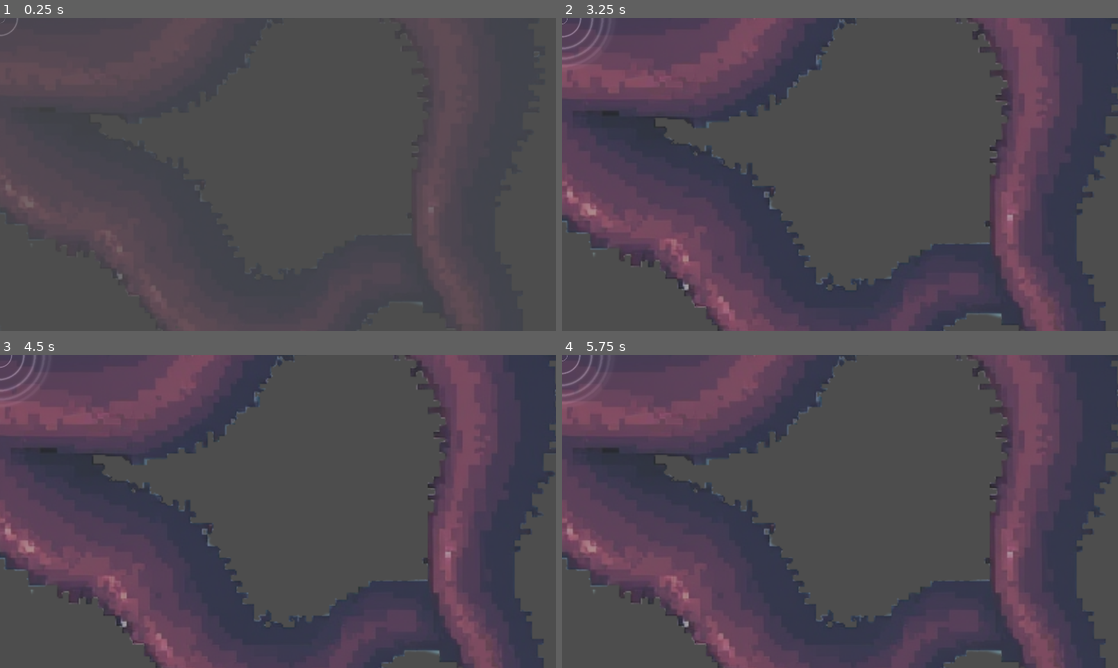
Above: before the commit, frames 1-4 (two rows, left to right).
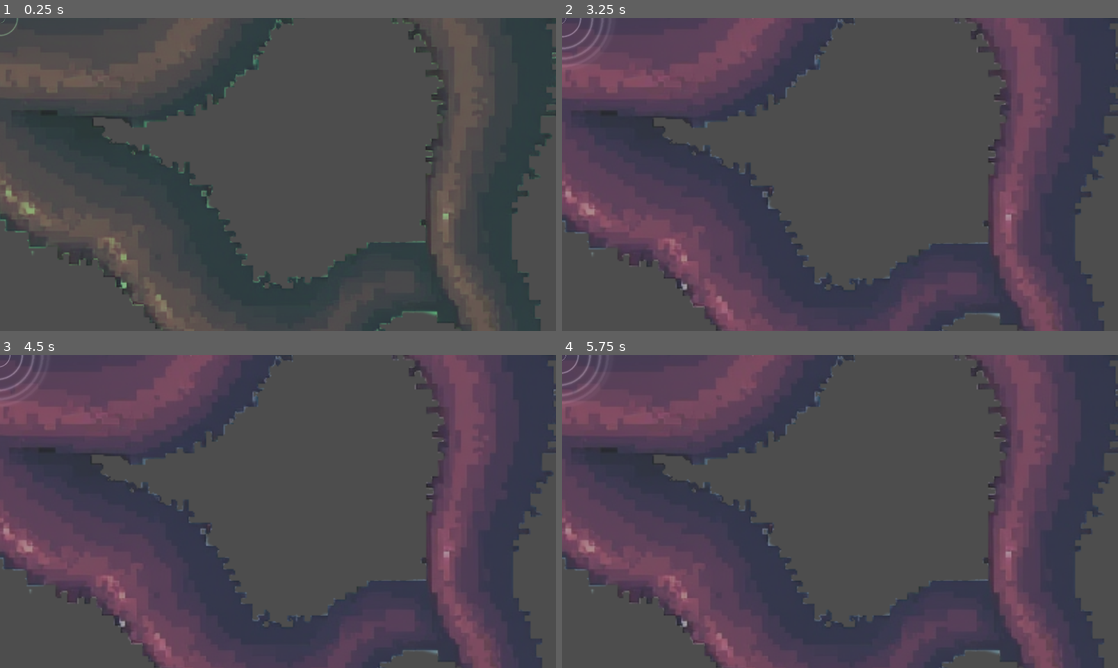
Above: after the commit, the same moments.

Repository: HephaistosForge/OceanDreamer
Game: Godot game, scene res://entities/enemies/boss/boss.tscn
Two runs of this game, one before a commit and one after it. Both use one fixed random seed, a clock stepped at 60 frames per second and the inputs below. This scene is started directly instead of the project's main scene. Sound files missing from this copy of the repository are replaced by a short silence.
Inputs (mouse positions are in pixels of both pictures, inside the frame that each line leads up to):
- Up to frame 1 (0.25 s): no input
- Up to frame 2 (3.25 s): move the mouse to (962, 158) at 0.52 s; hold D (turn_right) 0.53-1.25 s; hold Space (shoot) 0.53-1.25 s; click (962, 158) at 0.67 s; drag from (728, 190) to (812, 237) at 1.27 s; move the mouse to (895, 105) at 2.02 s; hold D (turn_right) 2.03-2.75 s; hold - (zoom_out) 2.03-2.75 s; drag from (812, 237) to (673, 127) at 2.77 s
- Up to frame 3 (4.5 s): move the mouse to (444, 558) at 3.52 s; hold A (turn_left) 3.53-4.25 s; hold = (zoom_in) 3.53-4.25 s; drag from (111, 464) to (194, 433) at 4.27 s
- Up to frame 4 (5.75 s): move the mouse to (867, 511) at 5.02 s; hold S (backward) from 5.03 s (still down); hold Space (shoot) from 5.03 s (still down); click (867, 511) at 5.17 s

The runs differ from the first frame. In frame 1, 8.0% of the frame differs, in the area x 0-100%, y 0-100%; in frame 2, 0.6%; in frame 3, 0.7%; in frame 4, 0.6%.
Error in both runs: Invalid access to property or key 'to_next_level' on a base object of type 'null instance'. (res://entities/enemies/waves/spawner.gd:18)

Commit message:
add homing

Diff:
--- a/entities/enemies/boss/boss.tscn
+++ b/entities/enemies/boss/boss.tscn
@@ -1,6 +1,7 @@
-[gd_scene load_steps=7 format=3 uid="uid://34j7k2pwvvtg"]
+[gd_scene load_steps=8 format=3 uid="uid://34j7k2pwvvtg"]
 
 [ext_resource type="PackedScene" uid="uid://tjhu343tjkvw" path="res://entities/enemies/monster.tscn" id="1_2rhcy"]
+[ext_resource type="Resource" uid="uid://k521m5bt7fbl" path="res://stats/enemies/boss.tres" id="2_hs6au"]
 [ext_resource type="Texture2D" uid="uid://4by14as6nrop" path="res://entities/enemies/boss/boss.png" id="2_qffa2"]
 [ext_resource type="PackedScene" uid="uid://c4x06yi0ho4mc" path="res://entities/enemies/waves/spawner.tscn" id="3_5gmoh"]
 [ext_resource type="PackedScene" uid="uid://pnved6uqqkab" path="res://entities/enemies/small/small.tscn" id="4_i7gy8"]
@@ -16,8 +17,8 @@
 wiggle_factor = 0.0
 melee_attack_damage = 40
 xp = 10000
-max_hp = 2000.0
 weight = 250.0
+stats = ExtResource("2_hs6au")
 
 [node name="Sprite2D" parent="." index="0"]
 modulate = Color(1, 1, 1, 0.54902)
--- a/entities/enemies/large/large.tscn
+++ b/entities/enemies/large/large.tscn
@@ -1,6 +1,7 @@
-[gd_scene load_steps=4 format=3 uid="uid://b2iwlq8iuc8df"]
+[gd_scene load_steps=5 format=3 uid="uid://b2iwlq8iuc8df"]
 
 [ext_resource type="PackedScene" uid="uid://tjhu343tjkvw" path="res://entities/enemies/monster.tscn" id="1_ey8y0"]
+[ext_resource type="Resource" uid="uid://dn4h2xd6jh2co" path="res://stats/enemies/large.tres" id="2_3ruea"]
 [ext_resource type="Texture2D" uid="uid://d0v7qag7uf1wx" path="res://entities/enemies/large/large.png" id="2_gmatp"]
 
 [sub_resource type="CapsuleShape2D" id="CapsuleShape2D_ic58k"]
@@ -17,6 +18,7 @@
 xp = 5
 weight = 20.0
 ripple_scale = 0.6
+stats = ExtResource("2_3ruea")
 
 [node name="Sprite2D" parent="." index="0"]
 modulate = Color(1, 1, 1, 0.54902)
--- a/entities/enemies/medium/medium.tscn
+++ b/entities/enemies/medium/medium.tscn
@@ -1,7 +1,8 @@
-[gd_scene load_steps=4 format=3 uid="uid://f2gh6350us55"]
+[gd_scene load_steps=5 format=3 uid="uid://f2gh6350us55"]
 
 [ext_resource type="PackedScene" uid="uid://tjhu343tjkvw" path="res://entities/enemies/monster.tscn" id="1_qtgs1"]
 [ext_resource type="Texture2D" uid="uid://bkucm7hwmiou7" path="res://entities/enemies/medium/medium.png" id="2_ea1b2"]
+[ext_resource type="Resource" uid="uid://b3ffuevakdm5b" path="res://stats/enemies/medium.tres" id="2_nfmfd"]
 
 [sub_resource type="CapsuleShape2D" id="CapsuleShape2D_j3ccr"]
 radius = 22.0
@@ -10,9 +11,9 @@
 [node name="Monster" instance=ExtResource("1_qtgs1")]
 turn_speed = 5.0
 xp = 2
-max_hp = 50.0
 weight = 5.0
 ripple_scale = 0.4
+stats = ExtResource("2_nfmfd")
 
 [node name="Sprite2D" parent="." index="0"]
 modulate = Color(1, 1, 1, 0.54902)
--- a/entities/enemies/small/small.tscn
+++ b/entities/enemies/small/small.tscn
@@ -1,6 +1,7 @@
-[gd_scene load_steps=4 format=3 uid="uid://pnved6uqqkab"]
+[gd_scene load_steps=5 format=3 uid="uid://pnved6uqqkab"]
 
 [ext_resource type="PackedScene" uid="uid://tjhu343tjkvw" path="res://entities/enemies/monster.tscn" id="1_nyft1"]
+[ext_resource type="Resource" uid="uid://bvt3j21d41dko" path="res://stats/enemies/small.tres" id="2_k6a8a"]
 [ext_resource type="Texture2D" uid="uid://da36q2s8k55bx" path="res://entities/enemies/small/small.png" id="2_y4y8f"]
 
 [sub_resource type="CapsuleShape2D" id="CapsuleShape2D_8353h"]
@@ -12,8 +13,8 @@
 wiggle_factor = 0.17
 melee_attack_damage = 1
 attack_delay = 0.5
-max_hp = 20.0
 ripple_scale = 0.3
+stats = ExtResource("2_k6a8a")
 
 [node name="Sprite2D" parent="." index="0"]
 modulate = Color(1, 1, 1, 0.54902)
--- a/entities/entity.gd
+++ b/entities/entity.gd
@@ -8,7 +8,7 @@
 signal death
 signal hp_changed(new_value: float, old_value: float, max_hp: float)
 
-@export var max_hp: float = 100
+var max_hp: float = 100
 @export var weight: float = 1
 @export var is_enemy: bool = true
 @export var ripple_scale: float = 0.8 * 4
--- a/entities/weapons/cannonball.gd
+++ b/entities/weapons/cannonball.gd
@@ -23,6 +23,8 @@
 var bounced = 0
 var damage_multiplier = 1
 
+var homing_target = null
+
 func _ready():
 	get_tree().create_timer(stats.shot_range).timeout.connect(despawn)
 	ripple_effect.scale_amount_max = ripple_scale * scale.length()
@@ -38,6 +40,8 @@
 	scale = _scale
 	modulate = modulate.blend(stats.shot_modulate)
 	grace_period_active = _grace_period_active
+	if stats.shot_homingness > 0:
+		$Homing.monitoring = true
 
 func clone(_velocity, _scale, stats):
 	var cloned = duplicate()
@@ -71,6 +75,9 @@
 	curr_flight_time += delta
 	position += velocity * delta
 	velocity = init_velocity * exp(-curr_flight_time)
+	if homing_target and is_instance_valid(homing_target):
+		var homing_dir = (homing_target.global_position - global_position).normalized()
+		velocity += homing_dir * stats.shot_homingness * 1000 * exp(-curr_flight_time)
 
 func _random_direction() -> Vector2:
 	# https://www.desmos.com/calculator/mukpqhzoet
@@ -104,3 +111,9 @@
 
 func change_color(color: Color) -> void:
 	$Sprite2D.self_modulate = color
+
+
+func _on_body_entered_in_homing(body: Node2D) -> void:
+	if not grace_period_active and body is Entity and body.is_enemy != is_enemy and homing_target == null:
+		homing_target = body
+		$Homing.set.call_deferred("monitoring", false)
--- a/entities/weapons/cannonball.tscn
+++ b/entities/weapons/cannonball.tscn
@@ -1,10 +1,13 @@
-[gd_scene load_steps=5 format=3 uid="uid://hnwpogbt087y"]
+[gd_scene load_steps=6 format=3 uid="uid://hnwpogbt087y"]
 
 [ext_resource type="Script" path="res://entities/weapons/cannonball.gd" id="1_8dncf"]
 [ext_resource type="Texture2D" uid="uid://cxdx6wgybx3dd" path="res://entities/weapons/cannonball.png" id="1_qspim"]
 [ext_resource type="PackedScene" uid="uid://dcgxol7iuc75o" path="res://effects/RippleEffect.tscn" id="3_v53it"]
 
 [sub_resource type="CircleShape2D" id="CircleShape2D_qiv36"]
+
+[sub_resource type="CircleShape2D" id="CircleShape2D_4xenn"]
+radius = 311.058
 
 [node name="Cannonball" type="Area2D"]
 collision_layer = 4
@@ -24,4 +27,14 @@
 one_shot = true
 explosiveness = 0.6
 
+[node name="Homing" type="Area2D" parent="."]
+collision_layer = 0
+collision_mask = 3
+monitoring = false
+monitorable = false
+
+[node name="Homing" type="CollisionShape2D" parent="Homing"]
+shape = SubResource("CircleShape2D_4xenn")
+
 [connection signal="body_entered" from="." to="." method="_on_entity_entered"]
+[connection signal="body_entered" from="Homing" to="." method="_on_body_entered_in_homing"]
--- /dev/null
+++ b/stats/enemies/boss.tres
@@ -0,0 +1,12 @@
+[gd_resource type="Resource" script_class="EntityStats" load_steps=2 format=3 uid="uid://k521m5bt7fbl"]
+
+[ext_resource type="Script" path="res://stats/entity_stats.gd" id="1_kcka4"]
+
+[resource]
+script = ExtResource("1_kcka4")
+name = "Boss"
+hp = "1000"
+acceleration = ""
+max_speed = ""
+turn_speed = ""
+size = ""
--- /dev/null
+++ b/stats/enemies/large.tres
@@ -0,0 +1,12 @@
+[gd_resource type="Resource" script_class="EntityStats" load_steps=2 format=3 uid="uid://dn4h2xd6jh2co"]
+
+[ext_resource type="Script" path="res://stats/entity_stats.gd" id="1_lhpvf"]
+
+[resource]
+script = ExtResource("1_lhpvf")
+name = "Large"
+hp = "100"
+acceleration = ""
+max_speed = ""
+turn_speed = ""
+size = ""
--- /dev/null
+++ b/stats/enemies/medium.tres
@@ -0,0 +1,12 @@
+[gd_resource type="Resource" script_class="EntityStats" load_steps=2 format=3 uid="uid://b3ffuevakdm5b"]
+
+[ext_resource type="Script" path="res://stats/entity_stats.gd" id="1_bh8qo"]
+
+[resource]
+script = ExtResource("1_bh8qo")
+name = "Medium"
+hp = "50"
+acceleration = ""
+max_speed = ""
+turn_speed = ""
+size = ""
--- /dev/null
+++ b/stats/enemies/small.tres
@@ -0,0 +1,12 @@
+[gd_resource type="Resource" script_class="EntityStats" load_steps=2 format=3 uid="uid://bvt3j21d41dko"]
+
+[ext_resource type="Script" path="res://stats/entity_stats.gd" id="1_r7ma6"]
+
+[resource]
+script = ExtResource("1_r7ma6")
+name = "Small"
+hp = "20"
+acceleration = ""
+max_speed = ""
+turn_speed = ""
+size = ""
